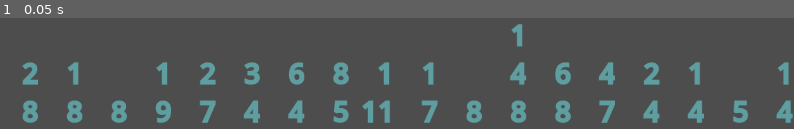
Above: before the commit, frame 1.
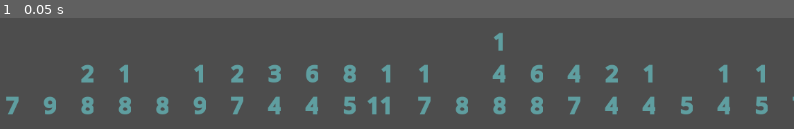
Above: after the commit, the same moment.

Repository: puzzlePictures/puzzPics
Game: Godot game, scene res://column_clue_container.tscn
Same seed, same stepped clock (60 frames per second), same inputs: the game is played once before the commit and once after it. This scene is started directly instead of the project's main scene.
Inputs:
- Up to frame 1 (0.05 s): no input

The runs differ from the first frame. In frame 1, 13% of the frame differs, in the area x 0-100%, y 5-95%.

Commit message:
Created Row Clue Container
Similar to the Column Clue Container, this will hold the row clues. This will be placed to the left of the grid.

Diff:
--- a/column_clue_container.gd
+++ b/column_clue_container.gd
@@ -2,22 +2,23 @@
 
 var puzzle_data: Dictionary = {}
 var clues: Array[PackedByteArray] = []
-var cols: int = 10
+var col_count: int = 10
 
-const TEXT_SIZE = 60
+const TEXT_SIZE = 50
 
 # Called when the node enters the scene tree for the first time.
 func _ready() -> void:
 	puzzle_data = Puzzles.data[Puzzles.curr_puzzle_idx]
 	clues.assign(puzzle_data["column_clues"])
-	cols = puzzle_data['columns']
+	col_count = puzzle_data['columns']
 
-	columns = cols
+	columns = col_count
 
 	# Find the longest set of clues; allows for "align-end" formatting later
 	var max_clue_count: int = clues.map(func (clue_set) -> int: return len(clue_set)).max()
 
-	for col in range(cols):
+
+	for col in col_count:
 		var clue_set = RichTextLabel.new()
 		clue_set.custom_minimum_size = Vector2(TEXT_SIZE, TEXT_SIZE)
 		# push_[style]() methods add styling to BBCode text in label
@@ -31,10 +32,11 @@
 		for idx in range(max_clue_count, 0, -1):
 			# This addresses the variance in the number of clues in a column
 			# Columns with a small amount of clues will get space filled in to be equivalent to the largest clue set
-			clue_set.append_text(str(clue_array[len(clue_array) - idx]) if len(clue_array) - idx >= 0 else ' ')
+			idx = len(clue_array) - idx
+			#print(idx)
+			clue_set.append_text(str(clue_array[idx]) if idx >= 0 else '')
 			clue_set.newline()
 
-		clue_set.size.y = -clue_set.size.y
 		add_child(clue_set)
 
 # Called every frame. 'delta' is the elapsed time since the previous frame.
--- a/grid.gd
+++ b/grid.gd
@@ -10,7 +10,7 @@
 var cols: int = 10
 var rows: int = 10
 
-const CELL_SIZE = 60
+const CELL_SIZE = 50
 
 func _ready() -> void:
 	puzzle_data = Puzzles.data[Puzzles.curr_puzzle_idx]
--- /dev/null
+++ b/row_clue_container.gd
@@ -0,0 +1,33 @@
+extends GridContainer
+
+var puzzle_data: Dictionary = {}
+var clues: Array[PackedByteArray] = []
+var row_count: int = 10
+
+const TEXT_SIZE = 50
+
+# Called when the node enters the scene tree for the first time.
+func _ready() -> void:
+	puzzle_data = Puzzles.data[Puzzles.curr_puzzle_idx]
+	clues.assign(puzzle_data["row_clues"])
+	row_count = puzzle_data['rows']
+
+	var max_clue_len: int = clues.map(func (clue_set: Array[int]) -> int: return len(str(clue_set.max()))).max()
+
+	for row in row_count:
+		var clue_set = RichTextLabel.new()
+		clue_set.custom_minimum_size = Vector2(TEXT_SIZE * len(clues[row]), TEXT_SIZE)
+		# push_[style]() methods add styling to BBCode text in label
+		clue_set.push_font_size(TEXT_SIZE * 2 / 3)
+		clue_set.push_bold()
+		clue_set.push_color(Color.CRIMSON)
+		#
+		var clue_array: Array = clues[row]
+		var clue_str: String = clue_array.reduce(func (acc, clue) -> String: return acc + ' ' + str(clue).lpad(max_clue_len, '  '), '')
+		clue_set.append_text("[right]" + clue_str + "[/right]")
+
+		add_child(clue_set)
+
+
+# Called every frame. 'delta' is the elapsed time since the previous frame.
+func _process(delta: float) -> void: pass
--- /dev/null
+++ b/row_clue_container.tscn
@@ -0,0 +1,17 @@
+[gd_scene load_steps=2 format=3 uid="uid://plu73wdvtlt3"]
+
+[ext_resource type="Script" path="res://row_clue_container.gd" id="1_rteex"]
+
+[node name="RowClueContainer" type="GridContainer"]
+anchors_preset = 8
+anchor_left = 0.5
+anchor_top = 0.5
+anchor_right = 0.5
+anchor_bottom = 0.5
+offset_left = -20.0
+offset_top = -20.0
+offset_right = 20.0
+offset_bottom = 20.0
+grow_horizontal = 2
+grow_vertical = 2
+script = ExtResource("1_rteex")
